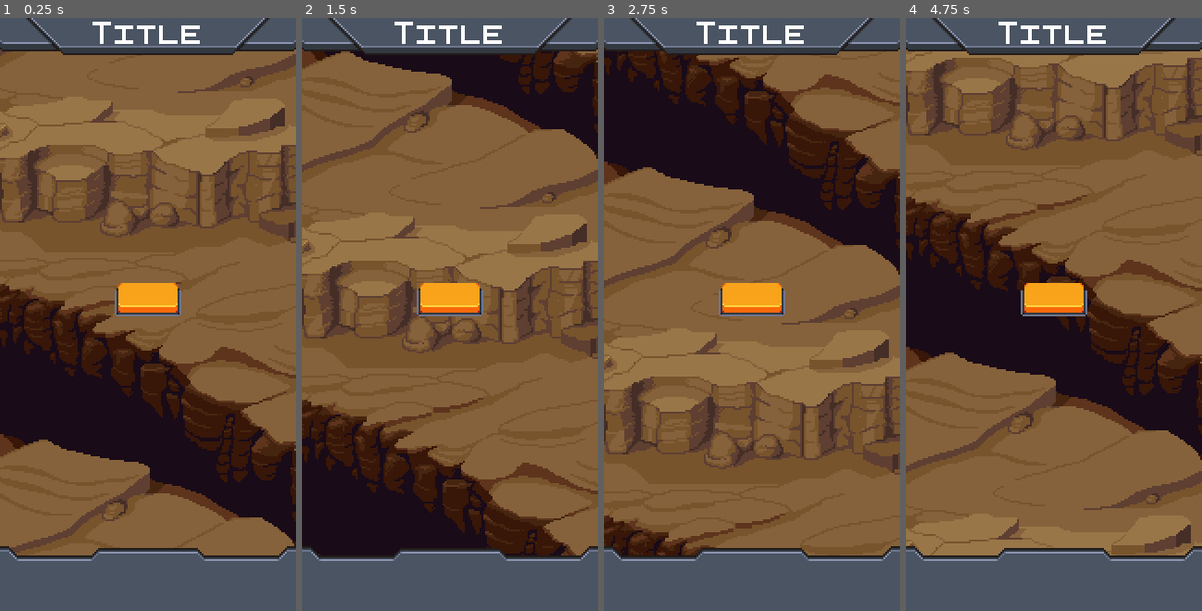
Above: before the commit, frames 1-4 (left to right).
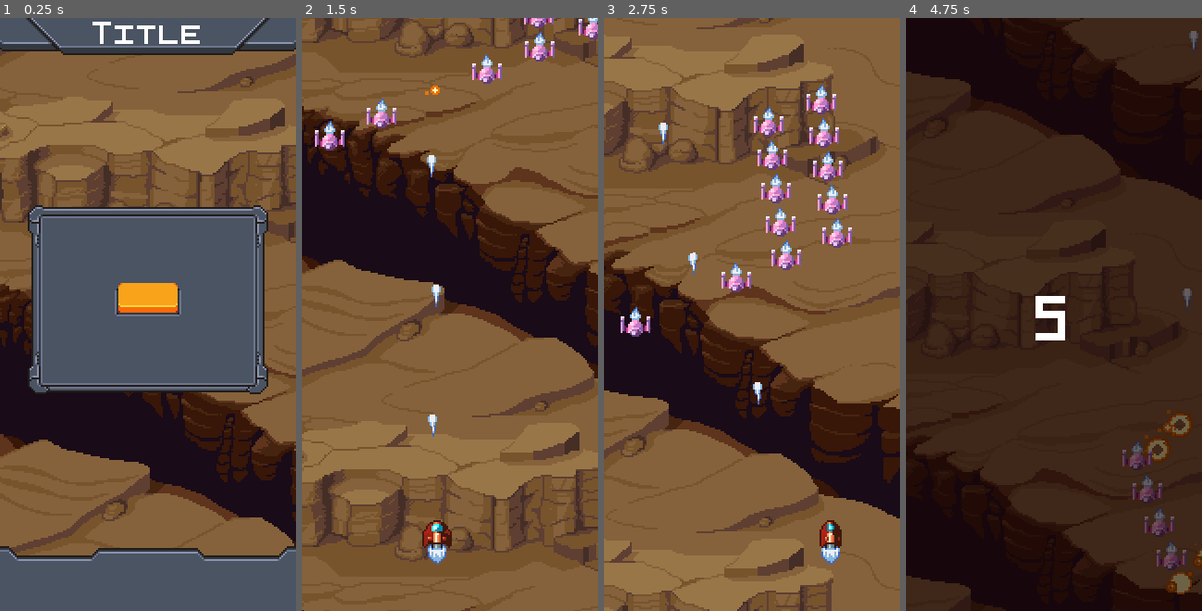
Above: after the commit, the same moments.

Repository: havryliuk97/vertical-scroller-godot
Game: Godot game, scene res://levels/title-screen.tscn
Same seed, same stepped clock (60 frames per second), same inputs: the game is played once before the commit and once after it.
Inputs (mouse positions are in pixels of both pictures, inside the frame that each line leads up to):
- Up to frame 1 (0.25 s): no input
- Up to frame 2 (1.5 s): click (450, 302) at 0.5 s; click (450, 302) at 1.27 s
- Up to frame 3 (2.75 s): hold Right (right) from 2.03 s (still down)
- Up to frame 4 (4.75 s): release Right (right) at 2.78 s; hold S (down) 2.78-3.53 s; hold Right (right) 3.53-4.28 s; hold W (up) from 4.28 s (still down)

The runs differ from the first frame. In frame 1, 23% of the frame differs, in the area x 9-91%, y 31-64%; in frame 2, 66%; in frame 3, 64%; in frame 4, 92%, in the area x 0-100%, y 0-100%.

Commit message:
Added multiple spawn points to spawner

Diff:
--- /dev/null
+++ b/autoload/scenes-manager.gd
@@ -0,0 +1,8 @@
+extends Node
+
+var current_level:AbstractLevel setget set_current_level
+
+
+func set_current_level(value:AbstractLevel):
+	current_level = value
+	print("Level set to ", value)
--- a/entities/player-ship.gd
+++ b/entities/player-ship.gd
@@ -5,7 +5,7 @@
 var sprite_frame_x := 2
 var sprite_frame_y := 0
 var dead := false
-export var muzzle_speed := 300.0
+export var muzzle_speed := 400.0
 export var spread := 2.0
 
 onready var DeathEffect := preload("res://effects/explosion.tscn")
--- a/levels/abstract-level.gd
+++ b/levels/abstract-level.gd
@@ -7,14 +7,19 @@
 onready var player_controller := $player_controller
 
 
+var offset
+
 func _ready():
+	ScenesManager.set_current_level(self)
 	player_controller.connect("player_killed", self, "_on_player_killed")
 	player_controller.connect("player_spawned", self, "_on_player_spawned")
 	_on_player_spawned(player_controller.player)
 	respawn_screen.hide()
+	offset = $spawner.position - player_controller.position
 
 
 func _process(delta):
+	$spawner.position = player_controller.position + offset
 	if not player_controller.player:
 		respawn_counter.text = str(str(round(respawn_timer.time_left)))
 
--- a/levels/level-1.tscn
+++ b/levels/abstract-level.tscn
@@ -1,19 +1,19 @@
 [gd_scene load_steps=6 format=2]
 
-[ext_resource path="res://other/background.tscn" type="PackedScene" id=1]
-[ext_resource path="res://other/player_controller.tscn" type="PackedScene" id=3]
-[ext_resource path="res://levels/abstract-level.gd" type="Script" id=4]
-[ext_resource path="res://assets/fonts/pixelart.ttf" type="DynamicFontData" id=6]
+[ext_resource path="res://assets/fonts/pixelart.ttf" type="DynamicFontData" id=1]
+[ext_resource path="res://levels/abstract-level.gd" type="Script" id=2]
+[ext_resource path="res://other/background.tscn" type="PackedScene" id=3]
+[ext_resource path="res://other/player_controller.tscn" type="PackedScene" id=4]
 
 [sub_resource type="DynamicFont" id=1]
 size = 32
-font_data = ExtResource( 6 )
+font_data = ExtResource( 1 )
 
 [node name="level" type="Node2D"]
 position = Vector2( -1, 0 )
-script = ExtResource( 4 )
+script = ExtResource( 2 )
 
-[node name="parallax" parent="." instance=ExtResource( 1 )]
+[node name="bg" parent="." instance=ExtResource( 3 )]
 
 [node name="hud" type="CanvasLayer" parent="."]
 
--- /dev/null
+++ b/levels/level-1/level-1.tscn
@@ -0,0 +1,20 @@
+[gd_scene load_steps=4 format=2]
+
+[ext_resource path="res://levels/abstract-level.tscn" type="PackedScene" id=1]
+[ext_resource path="res://other/spawner.tscn" type="PackedScene" id=2]
+[ext_resource path="res://entities/enemy-small.tscn" type="PackedScene" id=3]
+
+[node name="level" instance=ExtResource( 1 )]
+
+[node name="spawner" parent="." index="6" instance=ExtResource( 2 )]
+position = Vector2( 37, 16 )
+SpawnObj = ExtResource( 3 )
+spawn_points = 6
+spawn_offset = Vector2( 29, -3 )
+spawn_sequence = 1
+vel_mag = 40.0
+vel_angle = 90.0
+acc_mag = 10.0
+autostart = true
+spawn_count = 15
+spawn_delay = 0.1
--- a/levels/title-screen.gd
+++ b/levels/title-screen.gd
@@ -11,3 +11,7 @@
 
 func _process(delta):
 	bg.scroll_offset.y += scroll_speed*delta
+
+
+func _on_play_button_pressed():
+	get_tree().change_scene("res://levels/level-1/level-1.tscn")
--- a/levels/title-screen.tscn
+++ b/levels/title-screen.tscn
@@ -7,6 +7,7 @@
 [ext_resource path="res://assets/fonts/pixelart.ttf" type="DynamicFontData" id=5]
 [ext_resource path="res://assets/hud/Button-Orange-Big-down.png" type="Texture" id=6]
 [ext_resource path="res://assets/hud/Button-Orange-Big-up.png" type="Texture" id=7]
+[ext_resource path="res://assets/hud/Window-Frame.png" type="Texture" id=8]
 
 [sub_resource type="DynamicFont" id=1]
 font_data = ExtResource( 5 )
@@ -58,16 +59,28 @@
 "_edit_use_anchors_": false
 }
 
-[node name="buttons" type="VBoxContainer" parent="center_container"]
-margin_left = 62.0
-margin_top = 123.0
-margin_right = 98.0
-margin_bottom = 141.0
+[node name="window" type="TextureRect" parent="center_container"]
+margin_left = 15.0
+margin_top = 81.0
+margin_right = 145.0
+margin_bottom = 183.0
+texture = ExtResource( 8 )
+
+[node name="buttons" type="VBoxContainer" parent="center_container/window"]
+anchor_left = 0.362
+anchor_right = 0.638
+anchor_bottom = 1.0
+margin_left = -0.0600014
+margin_right = 0.0599976
+alignment = 1
 __meta__ = {
 "_edit_use_anchors_": false
 }
 
-[node name="play_button" type="TextureButton" parent="center_container/buttons"]
+[node name="play_button" type="TextureButton" parent="center_container/window/buttons"]
+margin_top = 42.0
+margin_right = 36.0
+margin_bottom = 60.0
 rect_pivot_offset = Vector2( 0, 18 )
 texture_normal = ExtResource( 7 )
 texture_pressed = ExtResource( 6 )
@@ -82,3 +95,4 @@
 "_edit_lock_": true,
 "_edit_use_anchors_": false
 }
+[connection signal="pressed" from="center_container/window/buttons/play_button" to="." method="_on_play_button_pressed"]
--- a/other/spawner.gd
+++ b/other/spawner.gd
@@ -4,6 +4,12 @@
 export(NodePath) var path
 
 export(PackedScene) var SpawnObj:PackedScene
+
+export(int, 1, 99) var spawn_points := 1 setget set_spawn_points
+export(Vector2) var spawn_offset := Vector2.ZERO setget set_spawn_offset
+
+enum SpawnSequence {FORWARD, ALTERNATE, RANDOM, AT_ONCE}
+export(SpawnSequence) var spawn_sequence := SpawnSequence.FORWARD
 
 export var vel_mag := 100.0 setget set_vel_mag
 export(float, 0.0, 360.0) var vel_angle := 90.0 setget set_vel_angle
@@ -17,12 +23,15 @@
 
 export(float) var spawn_delay := 0.1
 
-var draw_lenght: = 30.0
+var draw_lenght := 30.0
+
+var spawn_index := 0
 
 onready var delay_timer := $delay_timer
 
 func _ready():
 	delay_timer.wait_time = spawn_delay
+
 	if autostart and not Engine.editor_hint:
 		_trigger_spawn()
 
@@ -31,6 +40,8 @@
 	if Engine.editor_hint:
 		return
 
+	var index_mult = 1
+
 	if spawn_count == 0:
 		delay_timer.stop()
 		return
@@ -38,12 +49,23 @@
 	if path:
 		pass
 	else:
+
+		match spawn_sequence:
+			SpawnSequence.FORWARD:
+				if spawn_index > spawn_points-1:
+					spawn_index = 0
+			SpawnSequence.ALTERNATE:
+				if spawn_index == spawn_points or spawn_index == -1:
+					index_mult = -1
+
 		var object = SpawnObj.instance()
-		object.position = position
+		object.position = position + spawn_offset*spawn_index
 		if object is AbstractEntity:
 			object.linear_vel = Vector2(vel_mag, 0.0).rotated(deg2rad(vel_angle))
 			object.linear_acc = Vector2(acc_mag, 0.0).rotated(deg2rad(acc_angle))
 		get_tree().root.add_child(object)
+
+		spawn_index += index_mult
 		spawn_count -= 1
 
 
@@ -75,15 +97,28 @@
 	update()
 
 
+func set_spawn_points(value):
+	spawn_points = value
+	update()
+
+
+func set_spawn_offset(value):
+	spawn_offset = value
+	update()
+
+
 func _draw():
 	if Engine.editor_hint:
 
-		var time_step := 0.2
-		var points := PoolVector2Array()
-		var time := 0.0
-		for i in range(draw_lenght):
-			time = i * time_step
-			var point = Vector2(vel_mag, 0.0).rotated(deg2rad(vel_angle))*time + Vector2(acc_mag, 0.0).rotated(deg2rad(acc_angle))*time*time/2
-			points.append(point)
+		for i in range(spawn_points):
+			draw_circle(spawn_offset*i, 5.0, Color(0.8, 0.5, 0.5))
 
-		draw_multiline(points, Color(0.4,0.6, 0.8), 2.0)
+			var time_step := 0.2
+			var points := PoolVector2Array()
+			var time := 0.0
+			for j in range(draw_lenght):
+				time = j * time_step
+				var point = spawn_offset*i + Vector2(vel_mag, 0.0).rotated(deg2rad(vel_angle))*time + Vector2(acc_mag, 0.0).rotated(deg2rad(acc_angle))*time*time/2
+				points.append(point)
+
+			draw_multiline(points, Color(0.4,0.6, 0.8), 2.0)
--- a/project.godot
+++ b/project.godot
@@ -29,6 +29,10 @@
 config/name="Vertical Scroller"
 run/main_scene="res://levels/title-screen.tscn"
 config/icon="res://icon.png"
+
+[autoload]
+
+ScenesManager="*res://autoload/scenes-manager.gd"
 
 [display]
 
Binary file removed: assets/hud/Button-Bleu-Big-down.png
Not shown, removed: assets/hud/Button-Bleu-Big-down.png.import
Binary file removed: assets/hud/Button-Bleu-Big-up.png
Not shown, removed: assets/hud/Button-Bleu-Big-up.png.import
Binary file removed: assets/hud/Button-Bleu-Small-down.png
Not shown, removed: assets/hud/Button-Bleu-Small-down.png.import
Binary file removed: assets/hud/Button-Bleu-Small-up.png
Not shown, removed: assets/hud/Button-Bleu-Small-up.png.import
Binary file removed: assets/hud/Button-Bleu-Tiny.png
Not shown, removed: assets/hud/Button-Bleu-Tiny.png.import
Not shown: 1 places in levels/abstract-level.tscn that only renumber resources
Not shown: 1 places in levels/title-screen.tscn that only renumber resources
